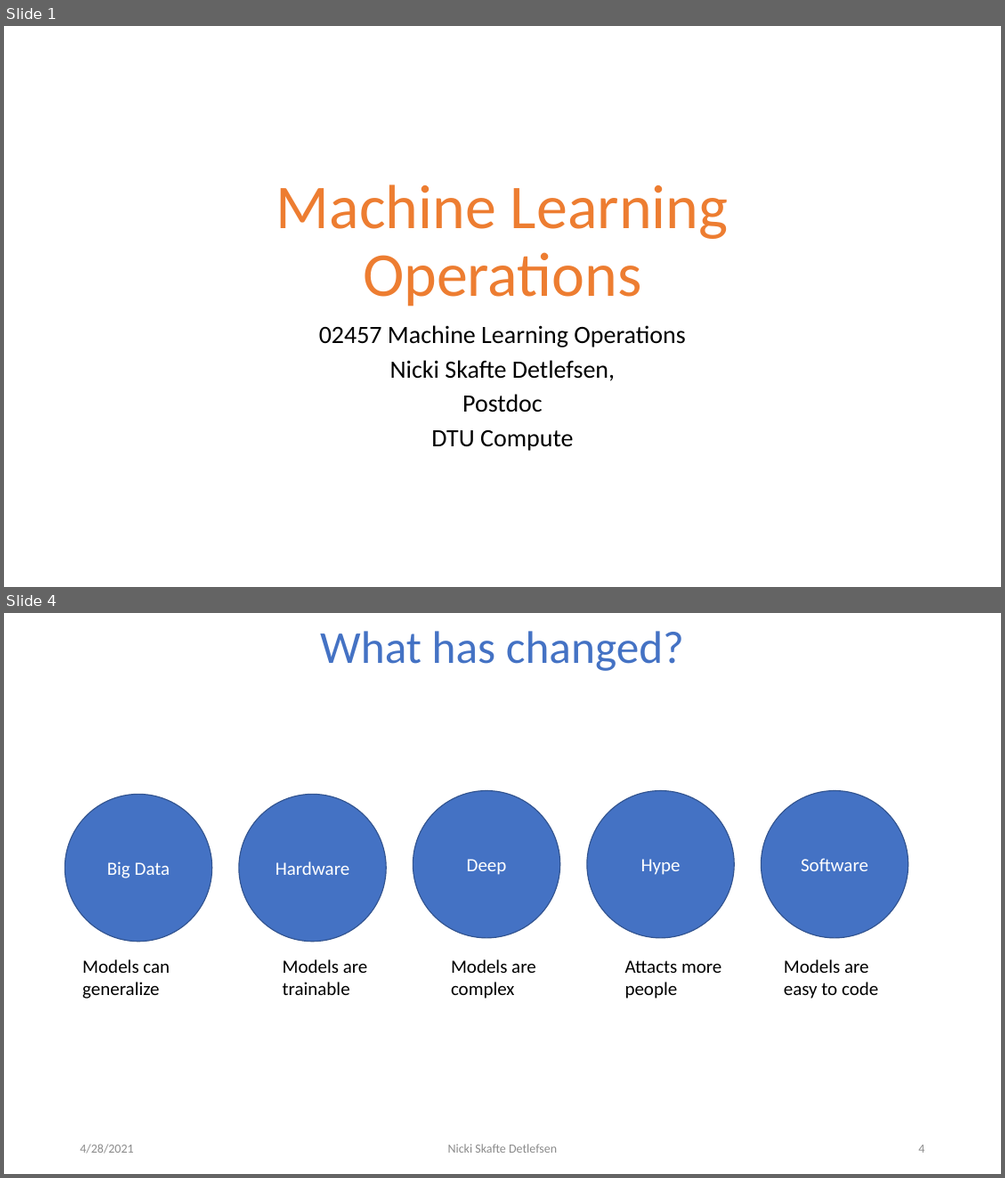
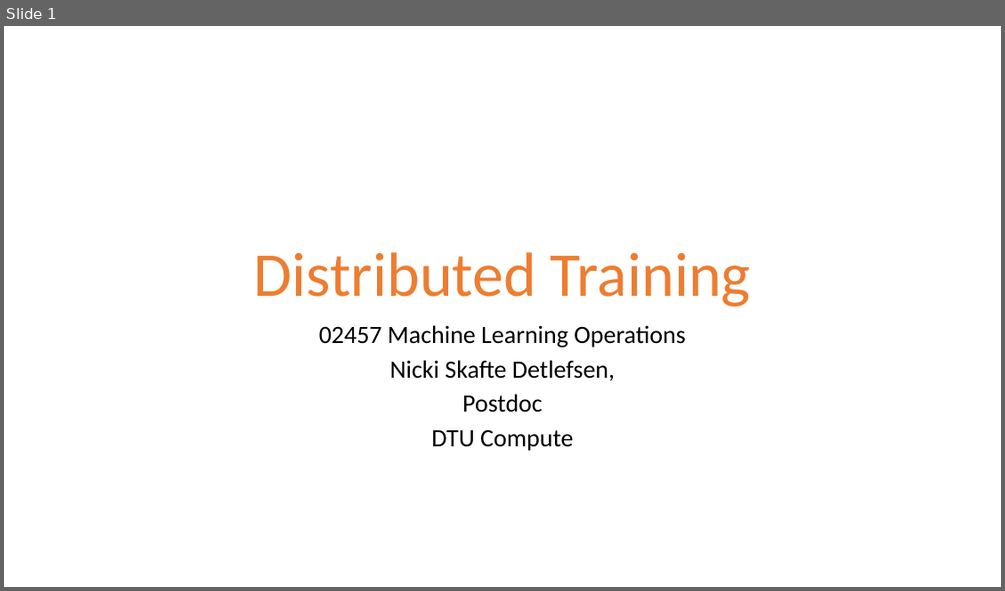
Before and after one commit to DeepEasterbunny/dtu_mlops, a slide deck: 7_distributed_training/DistributedTraining.pptx. Shown one above the other, each under a label of ours: slides 1 and 4 before the commit, slide 1 after it; the slides between them are not shown. The pictures are 1005x1178 and 1005x591 pixels, drawn with LibreOffice and Linux fonts; fonts in the diff are those of the drawing; background and template pictures are left out. Boxes give left, top, right and bottom in pixels: in the first picture for what was removed or moved away, otherwise in the second. Text is boxed around its words. In the diff, an @@ line names an element or a change of style, - is before the commit and + after.

```diff
--- a/7_distributed_training/DistributedTraining.pptx
+++ b/7_distributed_training/DistributedTraining.pptx
@@ slide 4 removed at (4,613,1001,1174), background #FFFFFF @@
@@ title removed at (320,631,684,671) @@
-What has changed?
@@ ellipse removed at (65,794,212,941) @@
-Big Data
@@ ellipse removed at (239,794,386,941) @@
-Hardware
@@ ellipse removed at (413,791,560,938) @@
-Deep
@@ ellipse removed at (587,791,735,938) @@
-Hype
@@ ellipse removed at (760,791,908,938) @@
-Software
@@ text removed at (82,959,170,998) @@
-Models can generalize
@@ text removed at (283,959,368,995) @@
-Models are trainable
@@ text removed at (451,959,536,998) @@
-Models are complex
@@ text removed at (784,959,878,998) @@
-Models are easy to code
@@ text removed at (625,960,721,998) @@
-Attacts more people
@@ text removed at (80,1143,133,1153) @@
-4/28/2021
@@ text removed at (448,1143,557,1152) @@
-Nicki Skafte Detlefsen
@@ page number removed at (918,1144,924,1152) @@
-4
@@ slide 1 changed as well @@
@@ title at (254,252,751,306): text changed @@
-Machine Learning Operations
+Distributed Training
```
Also in this commit, not shown: 4 other slides changed, 5 slides added, 2 other slides removed, 4 other files.
